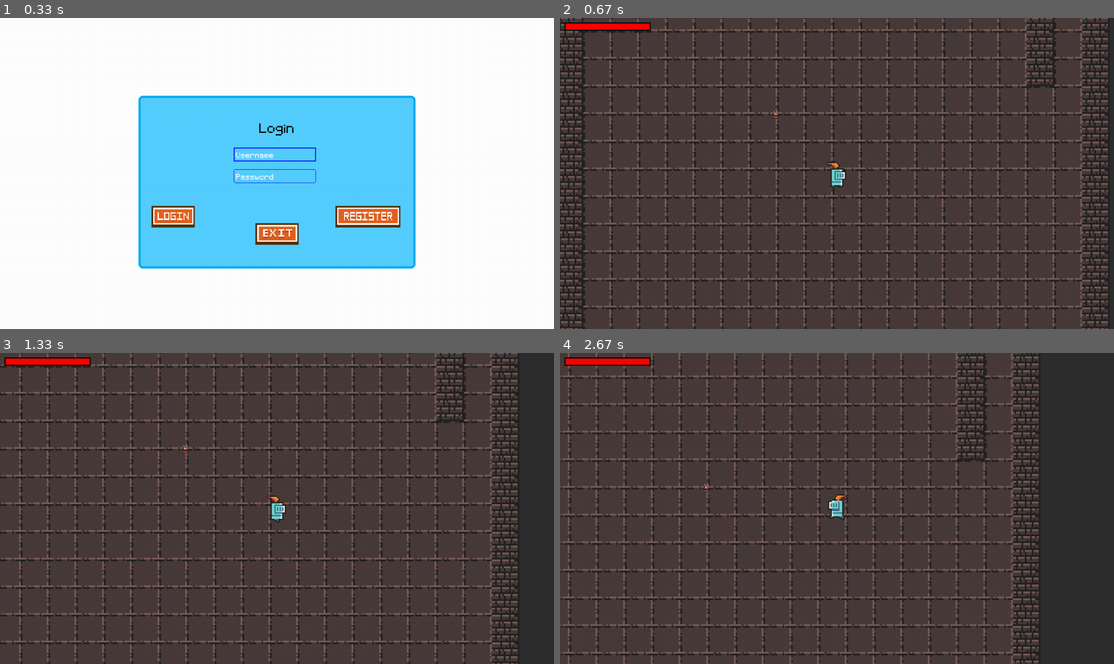
Above: before the commit, frames 1-4 (two rows, left to right).
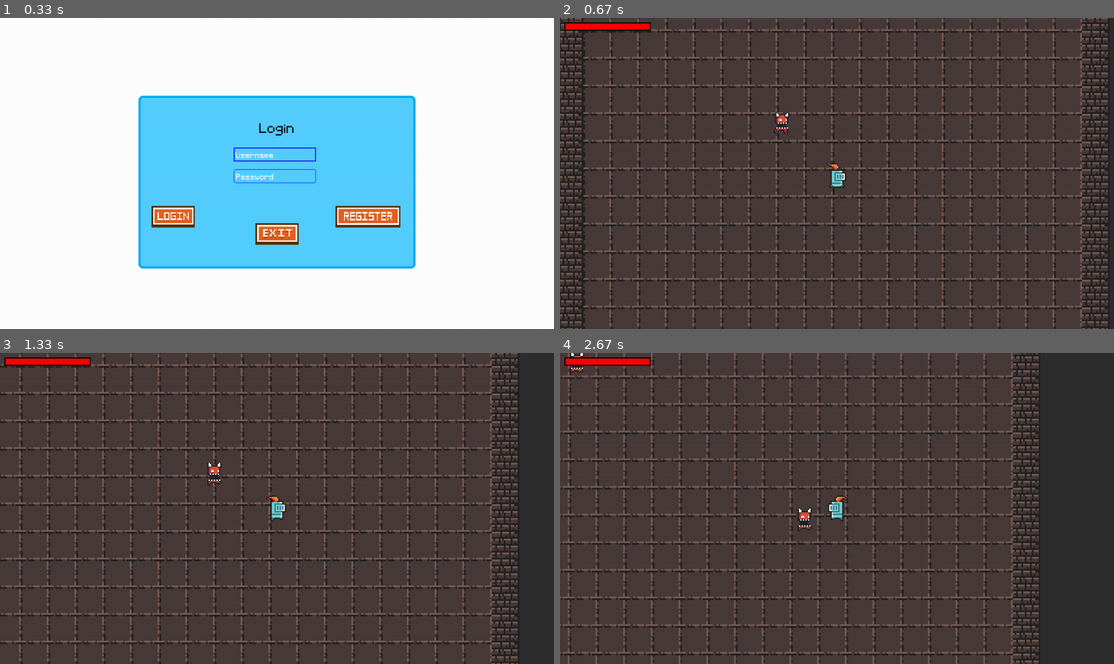
Above: after the commit, the same moments.

Repository: AeKard/Pygamedev
Game: pygame game, started from main.py
Two runs of this game, one before a commit and one after it. Both use one fixed random seed, a clock stepped at 60 frames per second and the inputs below.
Inputs (mouse positions are in pixels of both pictures, inside the frame that each line leads up to):
- Up to frame 1 (0.33 s): no input
- Up to frame 2 (0.67 s): click (731, 217) at 0.38 s
- Up to frame 3 (1.33 s): tap Space at 0.67 s; hold Right from 1 s (still down)
- Up to frame 4 (2.67 s): release Right at 1.47 s; hold Up 1.5-1.8 s; hold Right 1.83-2.3 s; hold Left from 2.33 s (still down)

Frame 1 is identical in both runs. In frame 2, 0.8% of the frame differs, in the area x 38-90%, y 0-55%; in frame 3, 0.8%; in frame 4, 1.3%, in the area x 1-77%, y 0-58%.

Commit message:
hit,Death,collisions, etc

Diff:
--- a/enemy.py
+++ b/enemy.py
@@ -4,7 +4,7 @@
 from setting import *
 
 class Enemy(Entity):
-    def __init__(self,monster_name,pos,groups, obstacle_sprites):
+    def __init__(self,monster_name,pos,groups, obstacle_sprites, damage_player, trigger_death_particles):
         super().__init__(groups)
         # general setup
         self.sprite_type = 'enemy'
@@ -14,13 +14,10 @@
         self.status = 'idle'
         self.status2 = 'idle'
         self.image = self.animations[self.status][self.frame_index]
-
         self.rect = self.image.get_rect(topleft = pos)
-        self.hitbox = self.rect.inflate(0,-10)
+        self.hitbox = self.rect.inflate(0,10)
         # movement
-
         self.obstacle_sprites = obstacle_sprites
-
         #stats
         self.monster_name = monster_name
         monster_info = monster_data[self.monster_name]
@@ -32,21 +29,36 @@
         self.monster_attack_radius = monster_info['attack_radius']
         self.monster_notice_radius = monster_info['notice_radius']
 
+        #Player interaction for tboss
+        self.can_attack = True
+        self.attack_time = None
+        self.attack_cooldown = 400
+        self.damage_player = damage_player
+        self.trigger_death_particles = trigger_death_particles
+        # invincibility timer
+        self.vulnerable = True
+        self.hit_time = None
+        self.invincibility_duration = 300
+
     def animate(self):
         self.frame_index += self.animation_speed
         if self.frame_index >= len(self.animations[self.status]):
+            if self.status2 == 'attack':
+                self.can_attack = False
             self.frame_index = 0
-
-        self.image = self.animations[self.status][int(self.frame_index)]
+        self.image = pygame.transform.scale(self.animations[self.status][int(self.frame_index)],(16*3,22*3))
         self.rect = self.image.get_rect(center = self.hitbox.center)
+        if not self.vulnerable:
+            alpha = self.wave_value()
+            self.image.set_alpha(alpha)
+        else:
+            self.image.set_alpha(255)
 
     def import_graphics(self, name):
         self.animations = {'idle': [], 'move': []}
         main_path = f'enemy/{name}/'
         for animation in self.animations.keys():
             self.animations[animation] = import_folder(main_path + animation)
-
-
     # distance and direction
     def get_player_distance_direction(self, player):
         enemy_vec = pygame.math.Vector2(self.rect.center)
@@ -59,11 +71,10 @@
             direction = pygame.math.Vector2()
         # print(f'{player_vec} - {enemy_vec}')
         return (distance, direction)
-
     def get_status(self, player):
         distance = self.get_player_distance_direction(player)[0]
 
-        if distance <= self.monster_attack_radius:
+        if distance <= self.monster_attack_radius and self.can_attack:
             self.status2 = 'attack'
             self.status = 'move'
         elif distance <= self.monster_notice_radius:
@@ -72,21 +83,48 @@
         else:
             self.status = 'idle'
             self.status2 = 'idle'
-
-    def update(self,dt):
+    def update(self):
+        self.hit_reaction()
         self.move(self.monster_speed)
         self.animate()
+        self.cooldowns()
+        self.check_death()
 
     def enemy_update(self,player):
         self.get_status(player)
         self.action(player)
 
-
-
     def action(self, player):
         if self.status2 == 'attack':
-            print('attack')
+            self.attack_time = pygame.time.get_ticks()
+            self.damage_player(self.monster_damage, self.monster_attack_type)
         elif self.status2 == 'move': # movement towards the palyer
             self.direction = self.get_player_distance_direction(player)[1]
         else:
             self.direction = pygame.math.Vector2() # stops the direction of enemy
+
+    def cooldowns(self): # THE BOSS
+        current_time = pygame.time.get_ticks()
+        if not self.can_attack:
+            if current_time - self.attack_time >= self.attack_cooldown:
+                self.can_attack = True
+
+        if not self.vulnerable:
+            if current_time - self.hit_time >= self.invincibility_duration:
+                self.vulnerable = True
+
+    def get_damage(self, player):
+        if self.vulnerable:
+            self.monster_health -= player.damage()
+            print(self.monster_health)
+            self.hit_time = pygame.time.get_ticks()
+            self.vulnerable = False
+
+    def hit_reaction(self):
+        if not self.vulnerable:
+            self.direction *= -self.monster_resistance
+
+    def check_death(self):
+        if self.monster_health <= 0:
+            self.trigger_death_particles(self.rect.center,self.monster_name)
+            self.kill()
--- a/entity.py
+++ b/entity.py
@@ -1,4 +1,5 @@
 import pygame
+from math import sin
 
 class Entity(pygame.sprite.Sprite):
     def __init__(self,groups):
@@ -7,32 +8,41 @@
         self.animation_speed = 0.15
         self.direction = pygame.math.Vector2()
 
+    def wave_value(self):
+        value = sin(pygame.time.get_ticks())
+        if value >= 0:
+            return 225
+        else:
+            return 0
+
     def move(self, speed):
         # self.rect.center += self.direction * speed
         if self.direction.magnitude() != 0:
             self.direction = self.direction.normalize()
 
         # horizontal movement
-        self.rect.x += self.direction.x * speed
+        self.hitbox.x += self.direction.x * speed
         self.collision('horizontal')
         # vertical
-        self.rect.y += self.direction.y * speed
+        self.hitbox.y += self.direction.y * speed
         self.collision('vertical')
+
+        self.rect.center = self.hitbox.center
 
     def collision(self, direction):
         if direction == 'horizontal':
             for sprite in self.obstacle_sprites:
-                if sprite.rect.colliderect(self.rect): #sprite.rect.colide is the obstacle sprite #self.rect is the player
+                if sprite.hitbox.colliderect(self.hitbox): #sprite.rect.colide is the obstacle sprite #self.rect is the player
                     if self.direction.x > 0: # moving right
-                        self.rect.right = sprite.rect.left # right = to left
+                        self.hitbox.right = sprite.hitbox.left # right = to left
                     if self.direction.x < 0:
-                        self.rect.left = sprite.rect.right # moving left
+                        self.hitbox.left = sprite.hitbox.right # moving left
 
 
         if direction == 'vertical':
             for sprite in self.obstacle_sprites:
-                if sprite.rect.colliderect(self.rect): #sprite.rect.colide is the obstacle sprite #self.rect is the player
+                if sprite.hitbox.colliderect(self.hitbox): #sprite.rect.colide is the obstacle sprite #self.rect is the player
                     if self.direction.y > 0: # moving right
-                        self.rect.bottom = sprite.rect.top # moving down
+                        self.hitbox.bottom = sprite.hitbox.top # moving down
                     if self.direction.y < 0:
-                        self.rect.top = sprite.rect.bottom # moving up
+                        self.hitbox.top = sprite.hitbox.bottom # moving up
--- a/level.py
+++ b/level.py
@@ -5,6 +5,8 @@
 from sword import Sword
 from UI import UI
 from enemy import Enemy
+from particle import AnimationPlayer
+
 class level:
     def __init__(self):
         # get the display surface
@@ -15,12 +17,20 @@
         self.visible_sprite = YSortCameraGroup()
         self.obstacle_sprite = pygame.sprite.Group()
 
+
+        #attack sprite
+        self.current_attack = None
+        self.attackable_sprites = pygame.sprite.Group()
+        self.attack_sprites = pygame.sprite.Group()
         # self.setup() # calls the function setup in init
         self.layer = 1
         #sprite setup
         self.create_map()
         # UI
         self.ui = UI()
+
+        # ANIMATIONS
+        self.animation_player = AnimationPlayer()
 
     def create_map(self):
         for row_index,row in enumerate(WORLD_MAP):
@@ -33,13 +43,15 @@
                 if col == '0':
                     Floor((x,y),[self.visible_sprite])
 
-        self.enemy = Enemy('demon',(500,500),[self.visible_sprite], self.obstacle_sprite)
+        self.enemy = Enemy('demon',(200,200),[self.visible_sprite, self.attackable_sprites], self.obstacle_sprite,self.damage_player,self.trigger_death_particles)
+        self.enemy = Enemy('demon',(800,100),[self.visible_sprite, self.attackable_sprites], self.obstacle_sprite,self.damage_player,self.trigger_death_particles)
+        self.enemy = Enemy('demon',(500,500),[self.visible_sprite, self.attackable_sprites], self.obstacle_sprite,self.damage_player,self.trigger_death_particles)
         self.player = Player((650,650),[self.visible_sprite], self.obstacle_sprite, self.create_attack,self.destroy_attack)
     # WEAPON
 
 
     def create_attack(self):
-        self.current_attack = Sword(self.player,[self.visible_sprite])
+        self.current_attack = Sword(self.player,[self.visible_sprite,self.attack_sprites])
 
     def destroy_attack(self):
         if self.current_attack:
@@ -48,11 +60,31 @@
     # def setup(self):
         # self.player = Player((640,360), self.player_sprite) # Gets the player pos and group
 
+    def player_attack_logic(self):
+        if self.attack_sprites:
+            for attack_sprites in self.attack_sprites:
+                collision_sprite = pygame.sprite.spritecollide(attack_sprites,self.attackable_sprites,False)
+                if collision_sprite:
+                    for target_prite in collision_sprite:
+                        target_prite.get_damage(self.player)
+
+    def damage_player(self, amount, attack_type):
+            if self.player.vulnerable:
+                self.player.health -= amount
+                self.player.vulnerable = False
+                self.player.hurt_time = pygame.time.get_ticks()
+
+                # PARTICLEEEEESSRHASJHDGOJFB
+                self.animation_player.create_particles(attack_type,self.player.rect.center,[self.visible_sprite])
+
+    def trigger_death_particles(self,pos,particle_type):
+        self.animation_player.create_particles(particle_type, pos, self.visible_sprite)
     def run(self, dt):
         self.display_surface.fill('#2e2e2e')
         self.visible_sprite.custom_draw(self.player)
-        self.visible_sprite.update(dt) # update the sprite and calls all children
+        self.visible_sprite.update() # update the sprite and calls all children
         self.visible_sprite.enemy_update(self.player)
+        self.player_attack_logic()
         self.ui.display(self.player)
         # self.player_sprite.draw(self.display_surface) # draw the sprite in display surface
 
--- /dev/null
+++ b/particle.py
@@ -0,0 +1,37 @@
+import pygame
+from support import import_folder
+
+class AnimationPlayer():
+    def __init__(self):
+        # attack
+        self.frames = {
+            'slash': import_folder('slash/'),
+            #monster Death:
+            'demon': import_folder('nova/')
+        }
+
+    def create_particles(self,attack_type,pos,groups):
+
+        animation_frames = self.frames[attack_type]
+        ParticleEffect(pos,animation_frames,groups)
+
+
+class ParticleEffect(pygame.sprite.Sprite):
+    def __init__(self,pos,animation_frames, groups):
+        super().__init__(groups)
+        self.frame_index = 0
+        self.animations_speed = 0.15
+        self.frames = animation_frames
+        self.image = self.frames[self.frame_index]
+        self.rect = self.image.get_rect(center = pos)
+
+
+    def animate(self):
+        self.frame_index += self.animations_speed
+        if self.frame_index >= len(self.frames):
+            self.kill() # Killing the particle animation
+        else:
+            self.image = self.frames[int(self.frame_index)]
+
+    def update(self):
+        self.animate()
--- a/player.py
+++ b/player.py
@@ -14,6 +14,7 @@
         # character general setup
         self.image = self.animations[self.status][self.frame_index]
         self.rect = self.character_scaled().get_rect(center = pos)
+        self.hitbox = self.rect.inflate(0,-26)
         # print(self.rect)
         #orientation
         self.orientation_x = False
@@ -30,8 +31,13 @@
         self.attack_cooldown = 400
 
         # character health
-        self.stats = {'health': 100}
+        self.stats = {'health': 100, 'attack': 10}
         self.health = self.stats['health']
+
+        #DAMAGE TIMER
+        self.vulnerable = True
+        self.hurt_time = None
+        self.invulnerability_duration = 500
 
     def import_assets(self):
         self.animations = { 'hit': [],
@@ -49,12 +55,20 @@
         self.image = pygame.transform.scale(self.image,(16*3,22*3))
         return self.image
 
-    def animate(self, dt):
-        self.frame_index += 4 * dt
+    def animate(self):
+        self.frame_index += self.animation_speed
         # print(self.status)
         if self.frame_index >= len(self.animations[self.status]):
             self.frame_index = 0
         self.image = pygame.transform.scale(self.animations[self.status][int(self.frame_index)],(16*3,22*3))
+
+        #flicker
+        if not self.vulnerable:
+            alpha= self.wave_value()
+            self.image.set_alpha(alpha)
+        else:
+            self.image.set_alpha(255)
+
 
     def input(self):
         if not self.attacking:
@@ -112,8 +126,16 @@
             if current_time - self.attack_time >= self.attack_cooldown:
                 self.attacking = False
                 self.destroy_attack()
-    def update(self,dt):
+
+        if not self.vulnerable:
+            if current_time - self.hurt_time >= self.invulnerability_duration:
+                self.vulnerable = True
+
+    def update(self):
         self.input()
         self.cooldown()
         self.move(self.speed)
-        self.animate(dt)
+        self.animate()
+
+    def damage(self):
+        return self.stats['attack']
--- a/setting.py
+++ b/setting.py
@@ -21,11 +21,11 @@
 WORLD_MAP = [
     ['x','x','x','x','x','x','x','x','x','x','x','x','x','x','x','x','x','x','x','x'],
     ['x','0','0','0','0','0','0','0','0','0','0','0','0','0','0','0','0','0','0','x'],
-    ['x','0','0','0','0','0','0','0','0','0','0','0','0','0','0','x','x','x','0','x'],
-    ['x','0','0','0','0','0','0','0','0','0','0','0','0','0','0','0','0','x','0','x'],
-    ['x','0','0','0','0','0','0','0','0','0','0','0','0','0','0','0','0','x','0','x'],
-    ['x','0','0','0','0','0','0','0','0','0','0','0','0','0','0','0','0','x','0','x'],
-    ['x','0','0','0','0','0','0','0','0','0','0','0','0','0','0','0','0','x','0','x'],
+    ['x','0','0','0','0','0','0','0','0','0','0','0','0','0','0','0','0','0','0','x'],
+    ['x','0','0','0','0','0','0','0','0','0','0','0','0','0','0','0','0','0','0','x'],
+    ['x','0','0','0','0','0','0','0','0','0','0','0','0','0','0','0','0','0','0','x'],
+    ['x','0','0','0','0','0','0','0','0','0','0','0','0','0','0','0','0','0','0','x'],
+    ['x','0','0','0','0','0','0','0','0','0','0','0','0','0','0','0','0','0','0','x'],
     ['x','0','0','0','0','0','0','0','0','0','0','0','0','0','0','0','0','0','0','x'],
     ['x','0','0','0','0','0','0','0','0','0','0','0','0','0','0','0','0','0','0','x'],
     ['x','0','0','0','0','0','0','0','0','0','0','0','0','0','0','0','0','0','0','x'],
@@ -45,5 +45,5 @@
 #ENEMY
 
 monster_data = {
-    'demon': {'health': 100, 'damage':20, 'attack_type': 'slash','resistance': 3,'speed': 2, 'attack_radius': 80, 'notice_radius': 360 }
+    'demon': {'health': 50, 'damage':10, 'attack_type': 'slash','resistance': 3,'speed': 2, 'attack_radius': 60, 'notice_radius': 360 }
 }
--- a/tile.py
+++ b/tile.py
@@ -7,6 +7,7 @@
         self.image = pygame.transform.scale(pygame.image.load('walls/wall_corner_front_right.png').convert_alpha(),(32 * 2, 32*2))
 
         self.rect = self.image.get_rect(topleft = pos)
+        self.hitbox = self.rect.inflate(0,-10)
     # def transform(self):
     #     self.image = pygame.transform.scale(self.image,(60,120))
 class Floor(pygame.sprite.Sprite):
Binary file added: nova/0.png
Binary file added: nova/1.png
Binary file added: nova/2.png
Binary file added: nova/3.png
Binary file added: nova/4.png
Binary file added: nova/5.png
Binary file added: slash/0.png
Binary file added: slash/1.png
Binary file added: slash/2.png
Binary file added: slash/3.png
Binary file removed: walls/wall_inner_corner_l_top_left.png
Binary file removed: walls/wall_inner_corner_l_top_rigth.png
(and 5 more such lines)
